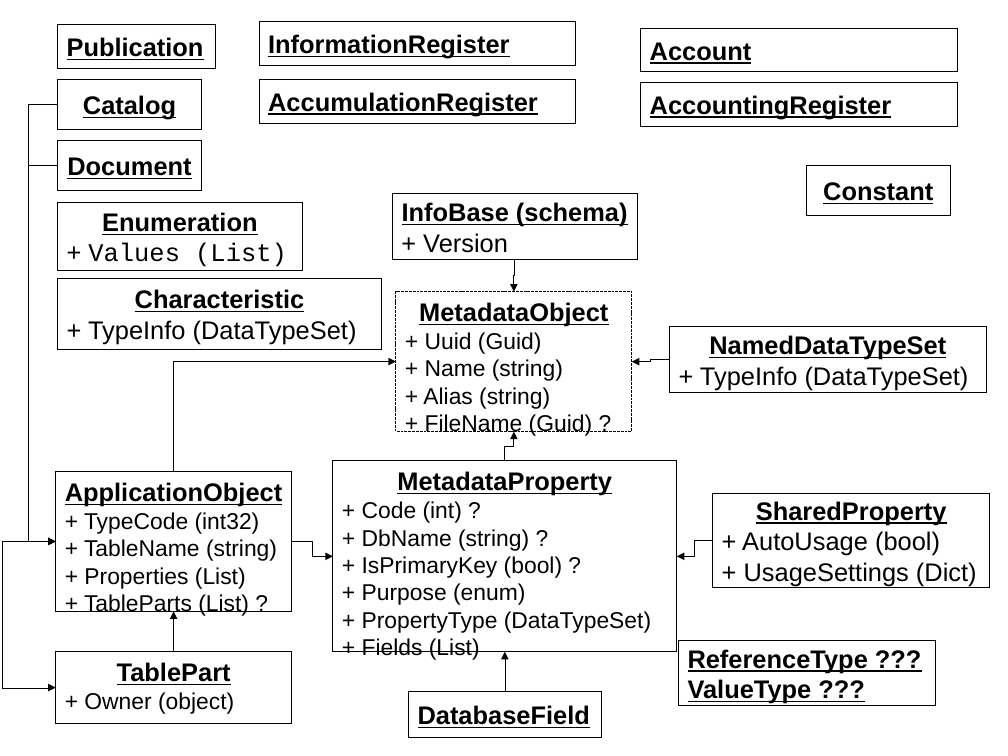
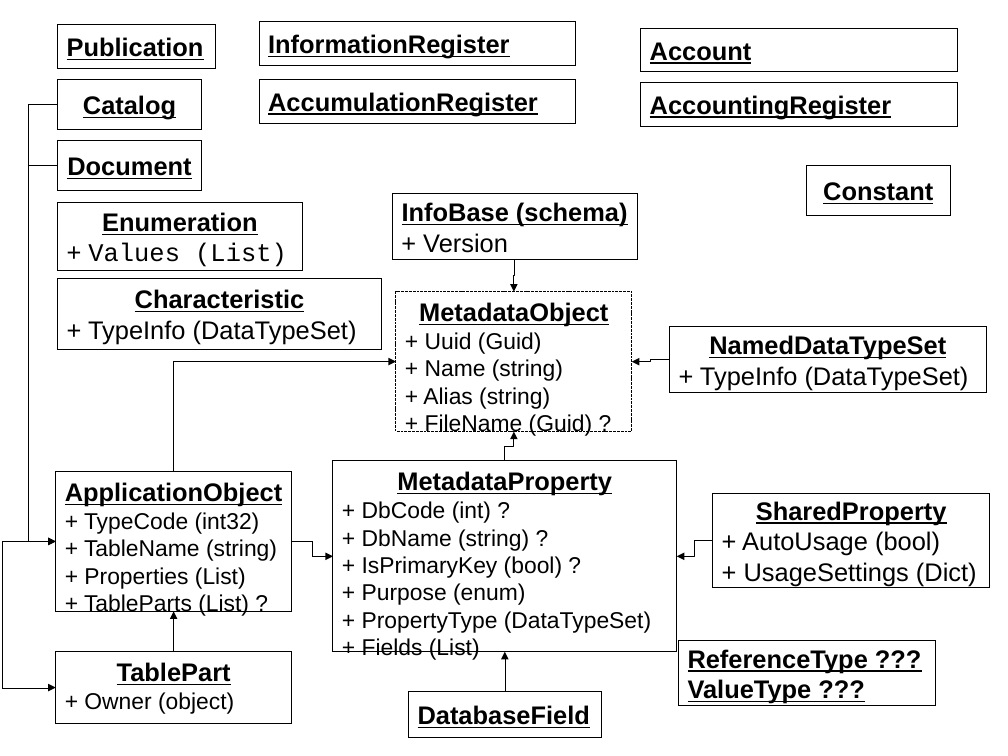
Before and after one commit to zhichkin/dajet-metadata, a slide deck: slide 1 of doc/Class diagram.odp. Drawn at 1008x756 pixels with LibreOffice and Linux fonts; fonts in the diff are those of the drawing. Boxes give left, top, right and bottom in pixels: in the first picture for what was removed or moved away, otherwise in the second. Text is boxed around its words. In the diff, an @@ line names an element or a change of style, - is before the commit and + after.

```diff
--- a/doc/Class diagram.odp
+++ b/doc/Class diagram.odp
@@ text in rectangle at bbox=[362, 501, 491, 523]: text changed @@
-+ Code (int) ?
++ DbCode (int) ?
```
Also in this commit, not shown: 10 other files.
